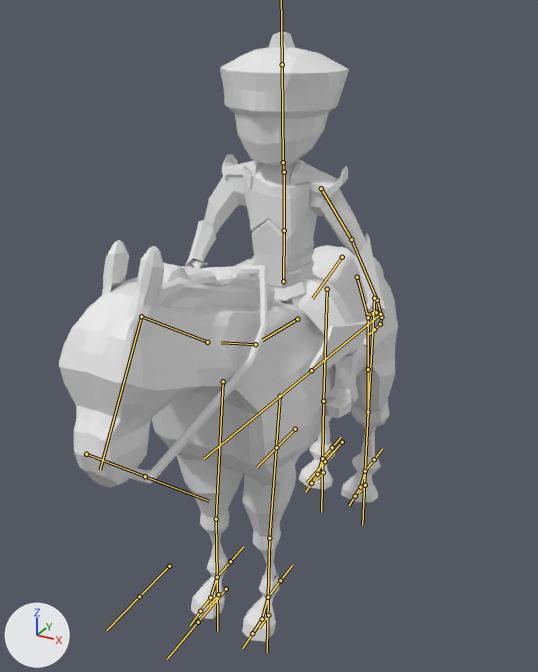
One commit to the FBX model Map/Assets/Models/Persians/Persian_cavalry/Persian_cavalry.fbx: the scene before it, then after it.
One viewpoint serves both versions: a 50 mm camera at (1.9, -3.63, 3.45) aimed at (0.01, -0.19, 1.74). Every picture has the same lights, and +X, +Y and +Z are marked at lower left. The bones that bend it are drawn over the model as lines.

In view in the first picture: 'Harness', 'Horse', 'Persian'.
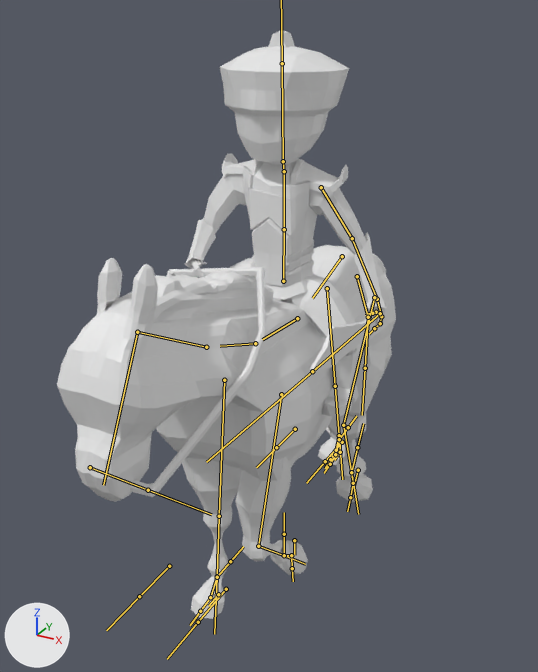
The newer file adds an action. The first version stands in its rest pose; the second is drawn at frame 31 of the action 'Armature|Persian_Cavalry_Walk'.

The change in detail:
Bone 'Pecho' (bone_pecho) turns from (0, 0, 0) to (-3, 0, 0) degrees about its own x, y and z.
Bone 'PataDel01.L' (bone_patadel01_l) turns from (0, 0, 0) to (13, 0, 0) degrees about its own x, y and z.
Bone 'PataDel02.L' (bone_patadel02_l) turns from (0, 0, 0) to (-58, 0, 0) degrees about its own x, y and z.
Bone 'PataDel01.R' (bone_patadel01_r) turns from (0, 0, 0) to (2, 0, 0) degrees about its own x, y and z.
Bone 'PataDel02.R' (bone_patadel02_r) turns from (0, 0, 0) to (6, 0, 0) degrees about its own x, y and z.
Bone 'PataTras01.L' (bone_patatras01_l) turns from (0, 0, 0) to (-30, 1, 0) degrees about its own x, y and z.
Bone 'PataTras02.L' (bone_patatras02_l) turns from (0, 0, 0) to (48, 0, 0) degrees about its own x, y and z.
Bone 'PataTras01.R' (bone_patatras01_r) turns from (0, 0, 0) to (13, 1, 0) degrees about its own x, y and z.
Bone 'Cola02' (bone_cola02) turns from (0, 0, 0) to (0, 0, 3) degrees about its own x, y and z.
Bone 'PataDel_Control.L' (bone_patadel_control_l) moves from (0.0, 0.0, 0.0) to (0.0, -2.46, -2.37).
Bone 'PataDel_Control.L' (bone_patadel_control_l) turns from (0, 0, 0) to (90, 0, 0) degrees about its own x, y and z.
Bone 'PataTras_Control.L' (bone_patatras_control_l) moves from (0.0, 0.0, 0.0) to (0.0, 1.24, -1.72).
Bone 'PataTras_Control.L' (bone_patatras_control_l) turns from (0, 0, 0) to (60, 0, 0) degrees about its own x, y and z.
Bone 'PataTras_Control.R' (bone_patatras_control_r) moves from (0.0, 0.0, 0.0) to (0.0, -2.49, 0.0).
Bone 'PataTras_Control.R' (bone_patatras_control_r) turns from (0, 0, 0) to (6, 0, 0) degrees about its own x, y and z.
Bone 'TobilloTras.R' (bone_tobillotras_r) moves from (0.0, 0.0, 0.0) to (0.0, -0.24, 0.26).
Bone 'TobilloTras.R' (bone_tobillotras_r) turns from (0, 0, 0) to (-12, 0, 0) degrees about its own x, y and z.
Bone 'PezuTras.R' (bone_pezutras_r) turns from (0, 0, 0) to (12, 0, 0) degrees about its own x, y and z.

What differs and where, as boxes [x1, y1, x2, y2] in the pictures (538 x 672 px):
'Horse', posed (7% shorter): before [59, 240, 398, 642]; after [57, 245, 396, 619]
'Persian', posed: before [185, 31, 386, 418]; after [185, 30, 386, 418]
'Harness', posed: before [126, 265, 268, 484]; after [129, 267, 266, 497]
bone 'Pecho', root to tip: before (255, 344) to (221, 342); after (255, 343) to (220, 346)
bone 'PataDel01.L', root to tip: before (280, 396) to (269, 538); after (281, 394) to (258, 546)
bone 'PataDel02.L', root to tip: before (269, 538) to (268, 597); after (258, 546) to (284, 555)
bone 'PataDel01.R', root to tip: before (223, 381) to (216, 519); after (224, 380) to (219, 516)
bone 'PataDel02.R', root to tip: before (216, 519) to (217, 577); after (219, 516) to (217, 576)
bone 'PataTras01.L', root to tip: before (374, 298) to (368, 412); after (374, 297) to (343, 425)
bone 'PataTras02.L', root to tip: before (368, 412) to (365, 471); after (343, 425) to (351, 472)
bone 'PataTras01.R', root to tip: before (327, 289) to (323, 401); after (327, 288) to (335, 386)
bone 'Cola02', root to tip: before (368, 317) to (368, 369); after (368, 317) to (365, 368)
bone 'PataDel_Control.L', root to tip: before (268, 615) to (259, 627); after (294, 540) to (294, 555)
bone 'PataTras_Control.L', root to tip: before (365, 485) to (359, 493); after (358, 470) to (354, 485)
bone 'PataTras_Control.R', root to tip: before (323, 472) to (316, 479); after (340, 452) to (334, 460)
bone 'TobilloTras.R', root to tip: before (322, 458) to (317, 474); after (339, 435) to (336, 450)
bone 'PezuTras.R', root to tip: before (317, 474) to (311, 483); after (336, 450) to (330, 459)
